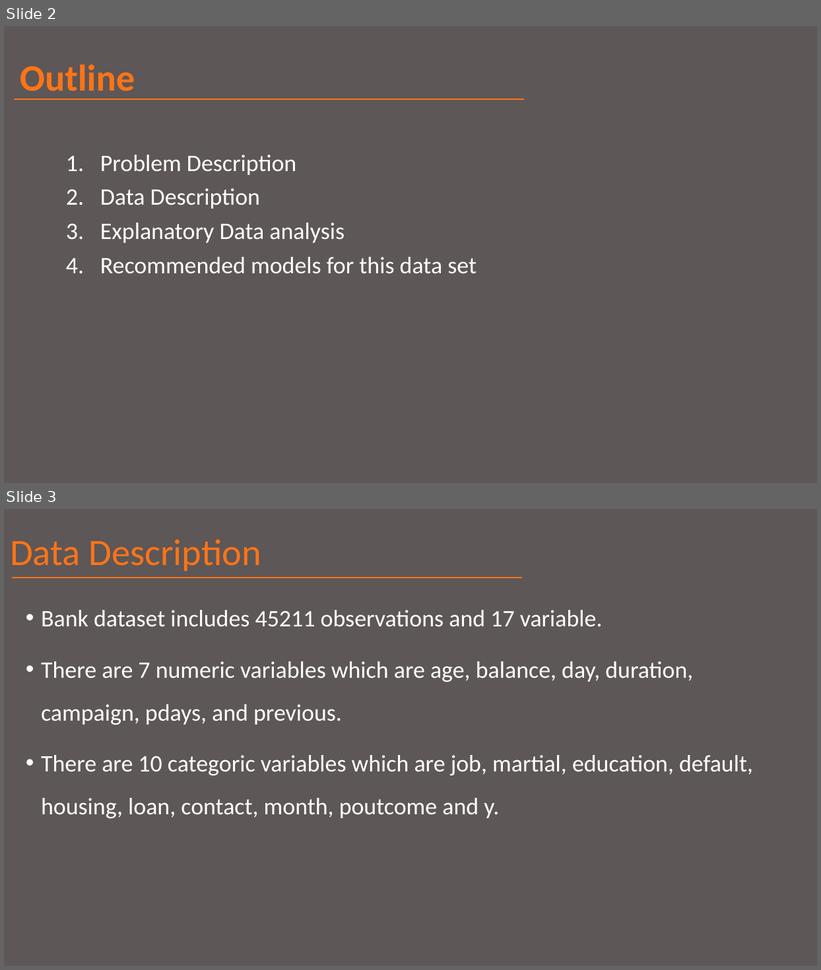
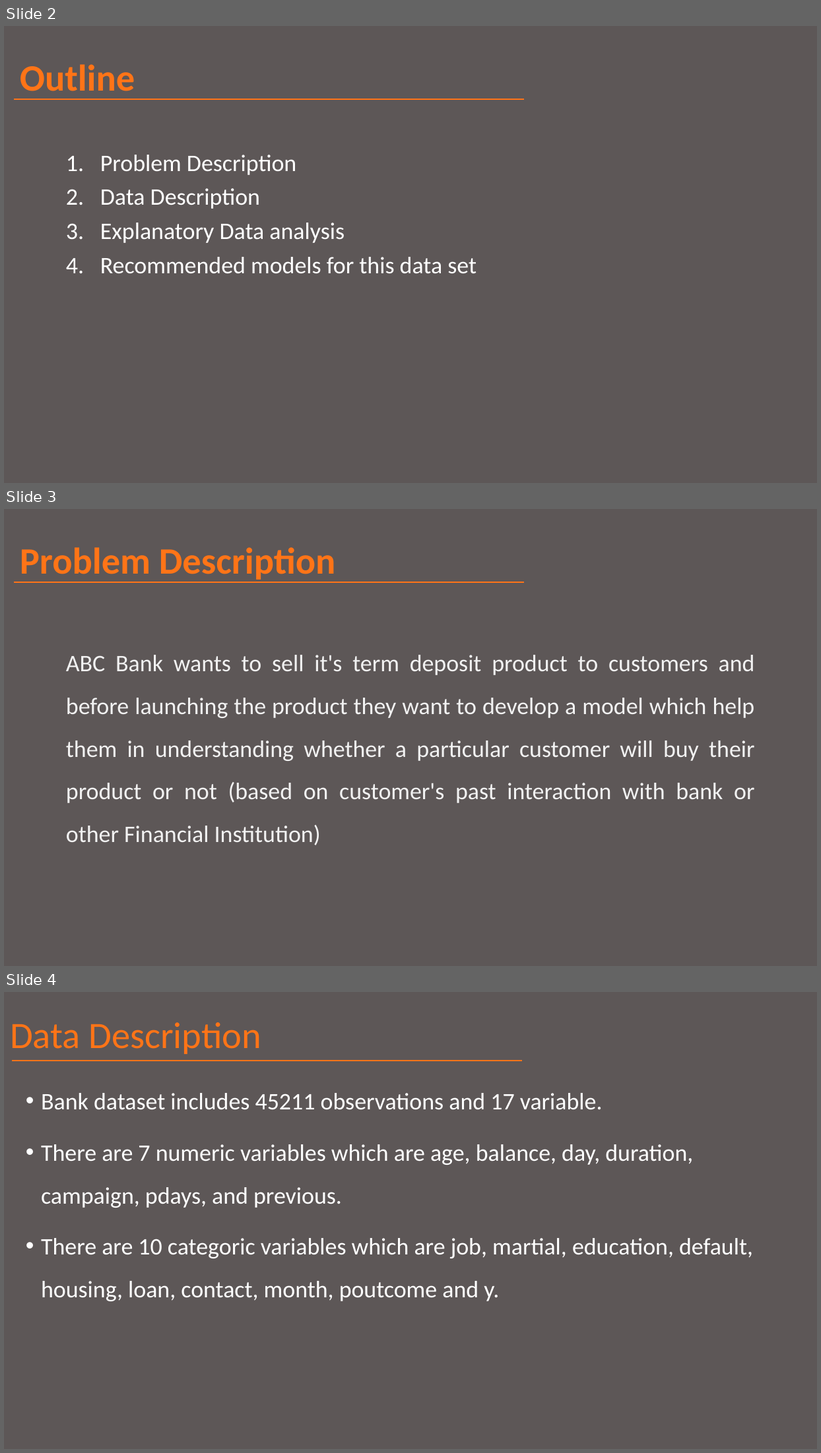
Before and after one commit to iremtanriverdi/Exploratory_Data_Analysis_Project, a slide deck: final_EDA.pptx. Shown one above the other, each under a label of ours: slides 2 and 3 before the commit, slides 2, 3 and 4 after it. The pictures are 821x970 and 821x1453 pixels, drawn with LibreOffice and Linux fonts; fonts in the diff are those of the drawing. Boxes give left, top, right and bottom in pixels: in the first picture for what was removed or moved away, otherwise in the second. Text is boxed around its words. In the diff, an @@ line names an element or a change of style, - is before the commit and + after.

Commit message:
eda

```diff
--- a/final_EDA.pptx
+++ b/final_EDA.pptx
@@ slide 3 added at <box>4,509,817,966</box>, background #5D5757 @@
@@ title added at <box>20,547,336,583</box>, 44 pt, text #FF7417, bold @@
+Problem Description
@@ line added from (14, 582) to (524, 582), #FF7417 1.5 pt @@
@@ text added at <box>66,655,755,846</box>, 28 pt, text #F2F2F2 @@
+ABC Bank wants to sell it's term deposit product to customers and before launching the product they want to develop a model which help them in understanding whether a particular customer will buy their product or not (based on customer's past interaction with bank or other Financial Institution)
@@ what was slide 3 is now slide 4 @@
```
Also in this commit, not shown: 1 slide changed.
